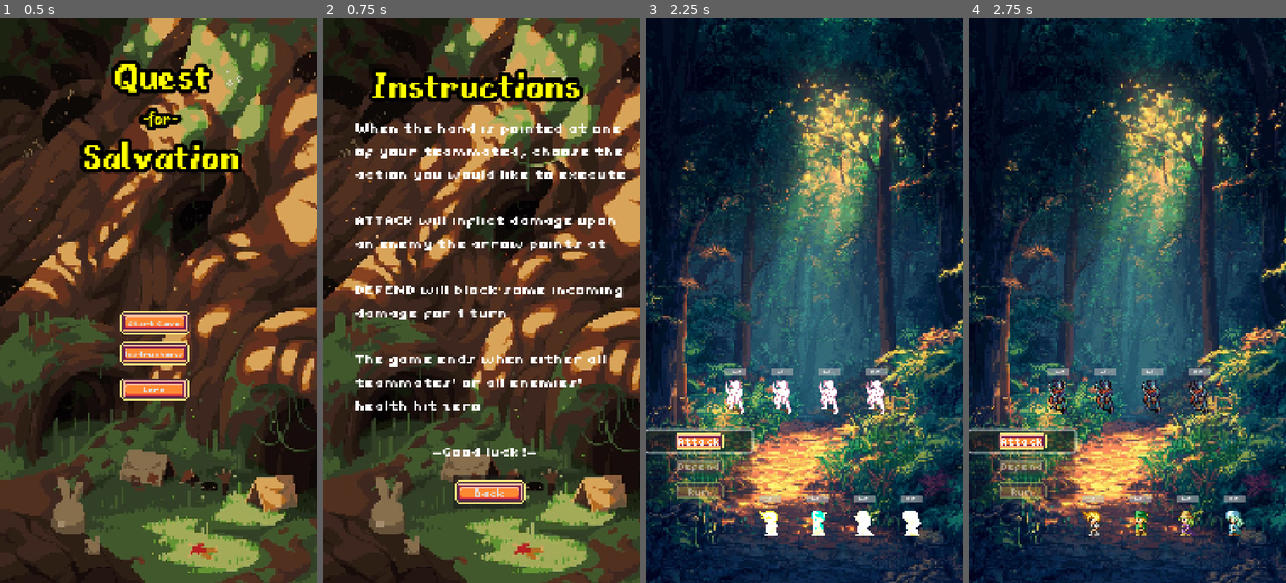
Above: before the commit, frames 1-4 (left to right).
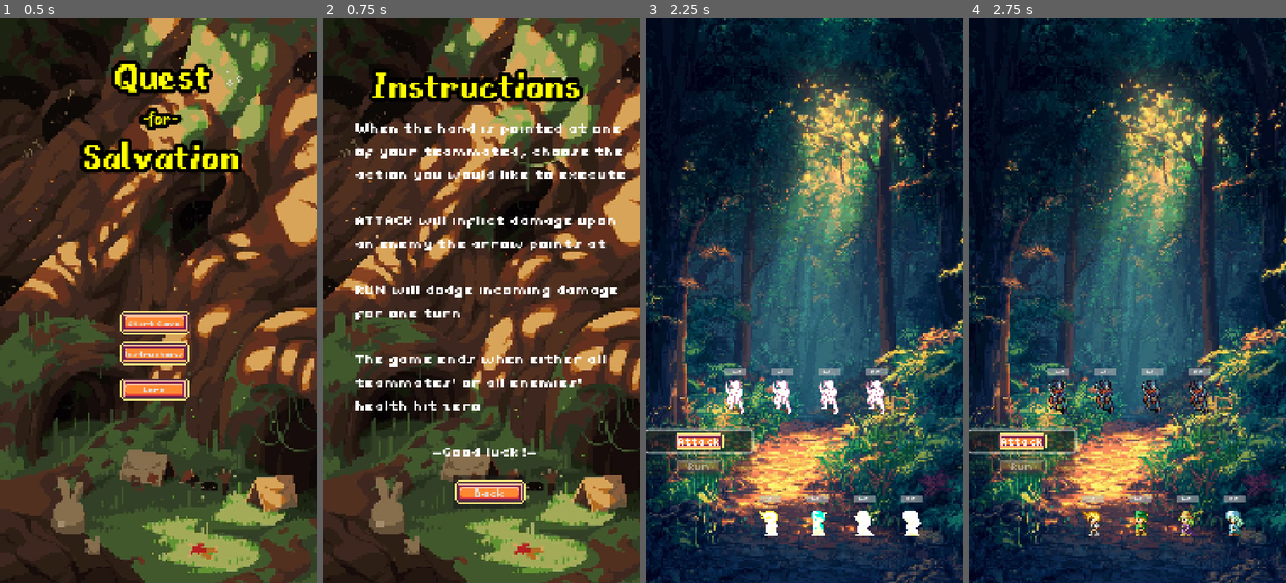
Above: after the commit, the same moments.

Repository: teachermanjeff/rpg2025
Game: Godot game, scene res://titleScreen.tscn
The game is run twice, just before and just after one commit, with the same random seed, the same clock (stepped at 60 frames per second) and the same inputs.
Inputs:
- Up to frame 1 (0.5 s): no input
- Up to frame 2 (0.75 s): click "Instructions" at 0.5 s
- Up to frame 3 (2.25 s): click "Back" at 1.25 s; click "Start Game" at 2 s
- Up to frame 4 (2.75 s): no input

Frame 1 is identical in both runs. In frame 2, 0.9% of the frame differs, in the area x 10-95%, y 47-54%; in frame 3, 0.8%; in frame 4, 0.8%.

Commit message:
removed defend button and function

Diff:
--- a/rpg-test/battle_scene.tscn
+++ b/rpg-test/battle_scene.tscn
@@ -53,16 +53,6 @@
 icon_alignment = 1
 expand_icon = true
 
-[node name="Defend" type="Button" parent="CanvasLayer/choice"]
-layout_mode = 2
-theme_override_fonts/font = ExtResource("4_gf131")
-theme_override_font_sizes/font_size = 20
-disabled = true
-text = "Defend"
-icon = ExtResource("5_sl17i")
-icon_alignment = 1
-expand_icon = true
-
 [node name="Run" type="Button" parent="CanvasLayer/choice"]
 layout_mode = 2
 theme_override_fonts/font = ExtResource("4_gf131")
@@ -90,5 +80,4 @@
 
 [connection signal="next_player" from="EnemyGroup" to="PlayerGroup" method="_on_enemy_group_next_player"]
 [connection signal="pressed" from="CanvasLayer/choice/Attack" to="EnemyGroup" method="_on_attack_pressed"]
-[connection signal="button_down" from="CanvasLayer/choice/Defend" to="PlayerGroup" method="_on_defend_button_down"]
 [connection signal="pressed" from="CanvasLayer/next_level_button" to="EnemyGroup" method="_on_next_level_button_pressed"]
--- a/rpg-test/battle_scene2.tscn
+++ b/rpg-test/battle_scene2.tscn
@@ -45,16 +45,6 @@
 icon_alignment = 1
 expand_icon = true
 
-[node name="Defend" type="Button" parent="CanvasLayer/choice"]
-layout_mode = 2
-theme_override_fonts/font = ExtResource("3_ji01y")
-theme_override_font_sizes/font_size = 20
-disabled = true
-text = "Defend"
-icon = ExtResource("4_trv36")
-icon_alignment = 1
-expand_icon = true
-
 [node name="Run" type="Button" parent="CanvasLayer/choice"]
 layout_mode = 2
 theme_override_fonts/font = ExtResource("3_ji01y")
--- a/rpg-test/battle_scene3.tscn
+++ b/rpg-test/battle_scene3.tscn
@@ -43,16 +43,6 @@
 icon_alignment = 1
 expand_icon = true
 
-[node name="Defend" type="Button" parent="CanvasLayer/choice"]
-layout_mode = 2
-theme_override_fonts/font = ExtResource("4_wptth")
-theme_override_font_sizes/font_size = 20
-disabled = true
-text = "Defend"
-icon = ExtResource("5_fn1d2")
-icon_alignment = 1
-expand_icon = true
-
 [node name="Run" type="Button" parent="CanvasLayer/choice"]
 layout_mode = 2
 theme_override_fonts/font = ExtResource("4_wptth")
--- a/rpg-test/instructionsPage.tscn
+++ b/rpg-test/instructionsPage.tscn
@@ -63,7 +63,7 @@
 
 ATTACK will inflict damage upon an enemy the arrow points at
 
-DEFEND will block some incoming damage for 1 turn
+RUN will dodge incoming damage for one turn
 
 The game ends when either all teammates' or all enemies' health hit zero
 
--- a/rpg-test/player_group.gd
+++ b/rpg-test/player_group.gd
@@ -69,10 +69,6 @@
 	#target_enemy.take_damage(damage)
 
 
-#idk what im doing with this function, im trying my best lmao
-func defend(player):
-	pass
-
 func _on_enemy_group_next_player() -> void:
 	if index < players.size() - 1:
 		index += 1
@@ -112,7 +108,3 @@
 			break
 	if all_dead:
 		get_tree().change_scene_to_file("res://loseScreen.tscn")
-
-
-func _on_defend_button_down() -> void:
-	defend(players)
